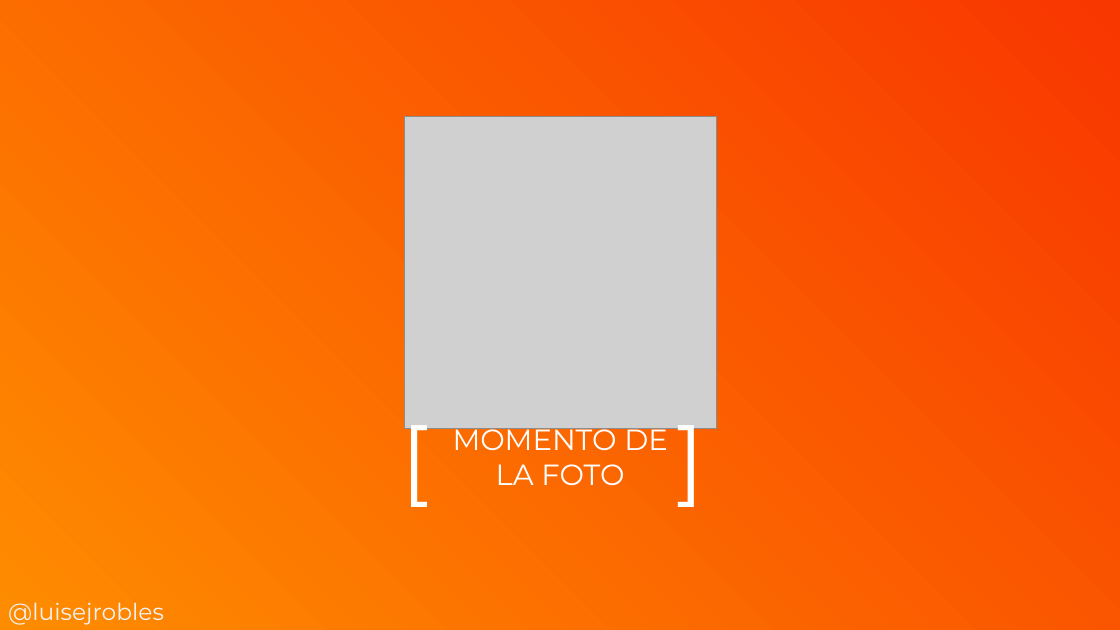
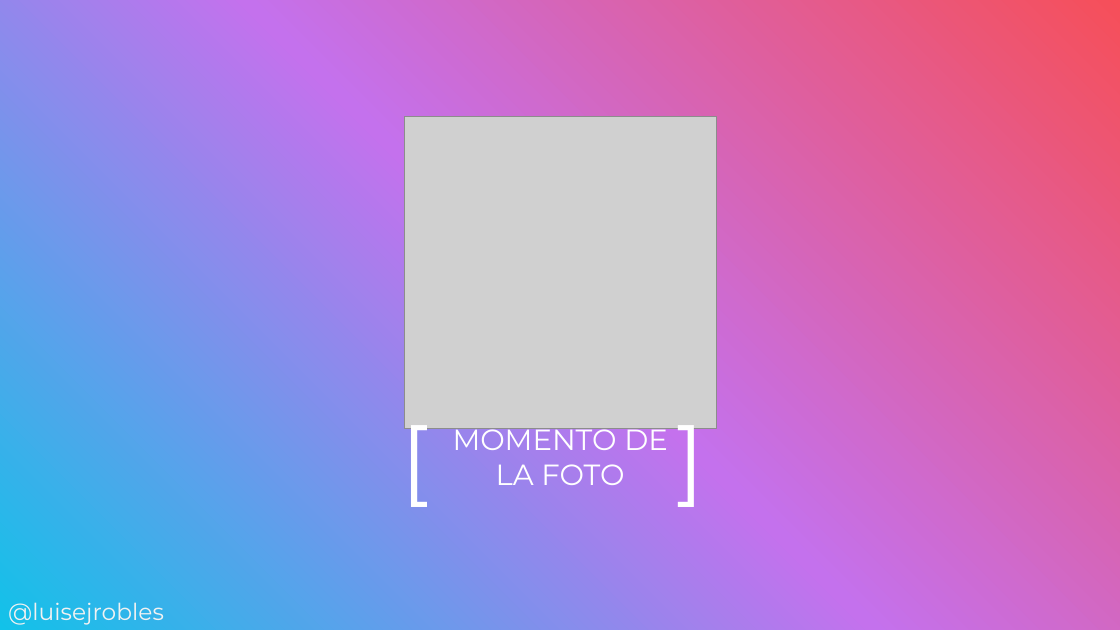
Before and after one commit to cimadev/PlaticasTalleres, a slide deck: slide 60 of 2018/30_07_18 Git-intermediate-5-days/slides.pptx (slide 37 before the commit). Drawn at 1120x630 pixels with LibreOffice and Linux fonts; fonts in the diff are those of the drawing; grey boxes stand for pictures. Boxes give left, top, right and bottom in pixels: in the first picture for what was removed or moved away, otherwise in the second. Text is boxed around its words. In the diff, an @@ line names an element or a change of style, - is before the commit and + after.

```diff
--- a/2018/30_07_18 Git-intermediate-5-days/slides.pptx
+++ b/2018/30_07_18 Git-intermediate-5-days/slides.pptx
@@ background gradient #FE8C00 to #F83600 to gradient #12C2E9 to #C471ED to #F64F59 @@
```
Also in this commit, not shown: 27 other slides changed, 31 slides added, 8 slides removed.
